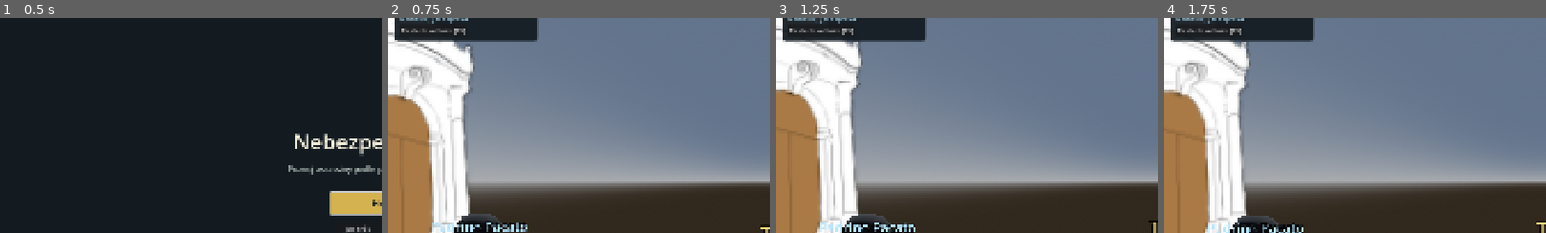
Above: before the commit, frames 1-4 (left to right).
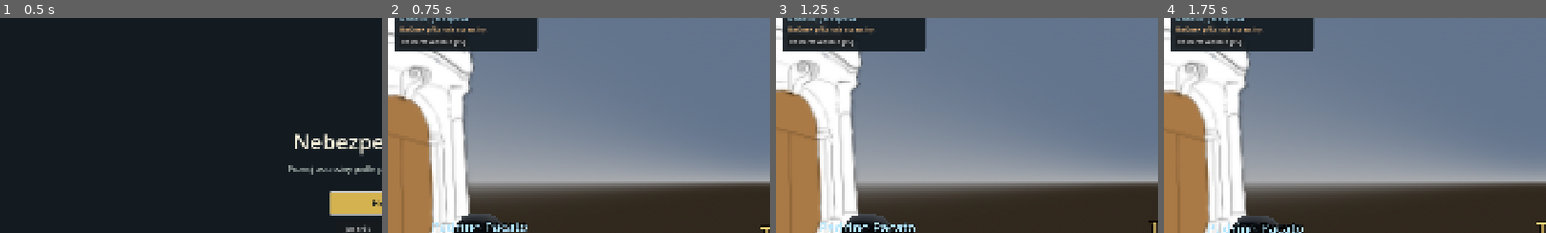
Above: after the commit, the same moments.

Repository: JosefAmbruz/nebezpecny-ukol
Game: Godot game, scene res://src/ui/title_screen.tscn
The game is run twice, just before and just after one commit, with the same random seed, the same clock (stepped at 60 frames per second) and the same inputs.
Inputs:
- Up to frame 1 (0.5 s): no input
- Up to frame 2 (0.75 s): click "Hrát" at 0.5 s
- Up to frame 3 (1.25 s): no input
- Up to frame 4 (1.75 s): click "Restartovat kolo [F5]" at 1.25 s
The pictures show only the part of the screen within x 0-50%, y 12-62%; the shares and areas given below are measured in that part.

Frame 1 is identical in both runs. In frame 2, 2.4% of the frame differs, in the area x 1-40%, y 3-16%; in frame 3, 2.4%; in frame 4, 2.4%.

Commit message:
feat: Make balloon risk clearer

Diff:
--- a/src/characters/npc_base.gd
+++ b/src/characters/npc_base.gd
@@ -323,9 +323,10 @@
 			if target == self or not _is_valid_attack_target(target):
 				continue
 			var distance := absf(target.global_position.x - global_position.x)
-			if distance > detect_range or _target_is_safe(target):
+			var target_range := detect_range * maxf(1.0, balloon_detect_range_multiplier) if target.get(&"has_balloon") == true else detect_range
+			if distance > target_range or _target_is_safe(target):
 				continue
-			var rate := stalk_trigger_chance_per_sec * lerpf(1.0, 0.4, distance / detect_range)
+			var rate := stalk_trigger_chance_per_sec * lerpf(1.0, 0.4, distance / target_range)
 			if target.get(&"has_balloon") == true:
 				rate *= balloon_detect_multiplier
 			if rate > best_rate:
@@ -343,7 +344,8 @@
 	var dist_x := _stalk_target.global_position.x - global_position.x
 	var abs_dist := absf(dist_x)
 	_stalk_time_left -= delta
-	if _stalk_time_left <= 0.0 or abs_dist > detect_range * 1.6 or _target_is_safe(_stalk_target):
+	var target_range := detect_range * maxf(1.0, balloon_detect_range_multiplier) if _stalk_target.get(&"has_balloon") == true else detect_range
+	if _stalk_time_left <= 0.0 or abs_dist > target_range * 1.6 or _target_is_safe(_stalk_target):
 		_abort_attack()
 		return
 
--- a/src/ui/game_hud.gd
+++ b/src/ui/game_hud.gd
@@ -97,6 +97,8 @@
 
 
 func set_quest_state(has_balloon: bool, has_battery: bool, completed: bool) -> void:
+	%BalloonWarning.visible = not completed
+	%BalloonWarning.text = "Balónek přitahuje assassiny. Pozor na okolí!" if has_balloon else "Balónek přitahuje assassiny."
 	if completed:
 		_quest_label.text = "Úkol splněn | Bonus připsán"
 		_quest_level_id = -1
--- a/src/ui/game_hud.tscn
+++ b/src/ui/game_hud.tscn
@@ -103,6 +103,13 @@
 theme_override_colors/font_color = Color(0.72, 0.91, 1, 1)
 text = "Náměstí"
 
+[node name="BalloonWarning" type="Label" parent="TopLeftPanel/MarginContainer/VBoxContainer"]
+unique_name_in_owner = true
+layout_mode = 2
+theme_override_colors/font_color = Color(1, 0.78, 0.54, 1)
+text = "Balónek přitahuje assassiny."
+autowrap_mode = 2
+
 [node name="Restart" type="Button" parent="TopLeftPanel/MarginContainer/VBoxContainer"]
 unique_name_in_owner = true
 layout_mode = 2
--- a/tests/test_match_flow.gd
+++ b/tests/test_match_flow.gd
@@ -51,6 +51,7 @@
 	assert(foot.position.y > 0.12)
 	visuals._pose_walk(0.0, 0.0, 1.0)
 	assert(world._game_hud.get_node("%QuestRoute").text == "Náměstí | Jdi doprava")
+	assert(world._game_hud.get_node("%BalloonWarning").visible)
 	world._player.position.x = 0.0
 	await physics_frame
 	await physics_frame
@@ -91,12 +92,14 @@
 	world._director.activate_level(1)
 	assert(world._game_hud.get_node("%QuestRoute").text == "Náměstí | Jsi na místě")
 	world._on_quest_npc_interacted(null, world._player, QuestNpc.Role.MADRINA_METTICULOSA)
+	assert("Pozor" in world._game_hud.get_node("%BalloonWarning").text)
 	assert(world._game_hud.get_node("%QuestRoute").text == "Park | Jdi doprava")
 	world._director.activate_level(2)
 	world._on_quest_npc_interacted(null, world._player, QuestNpc.Role.PADRINO_MORETTI)
 	assert(world._game_hud.get_node("%QuestRoute").text == "Start | Jdi doleva")
 	world._director.activate_level(0)
 	world._on_quest_npc_interacted(null, world._player, QuestNpc.Role.PADRINO_PACATO)
+	assert(not world._game_hud.get_node("%BalloonWarning").visible)
 	assert(not world._game_hud.get_node("%QuestRoute").visible)
 	world._assassin_list_ui.toggle_list()
 	killer.position = world._player.position + Vector3(-1.0, 0.0, 0.0)
--- a/tests/test_npc_behavior.gd
+++ b/tests/test_npc_behavior.gd
@@ -56,6 +56,22 @@
 	assassin._process_stalk(0.1)
 	assert(assassin.state == NpcBase.State.WANDER)
 
+	# A balloon carrier can be detected beyond the normal range and pursued there.
+	distant_assassin.remove_from_group(&"assassins")
+	player.position.x = assassin.position.x + assassin.detect_range * 1.7
+	assassin._attack_cooldown = 0.0
+	assassin._try_acquire_stalk_target(1.0)
+	assert(assassin.state == NpcBase.State.WANDER)
+	player.has_balloon = true
+	assassin._try_acquire_stalk_target(1.0)
+	assert(assassin._stalk_target == player)
+	assassin._process_stalk(0.1)
+	assert(assassin.state == NpcBase.State.STALK)
+	player.has_balloon = false
+	assassin._process_stalk(0.1)
+	assert(assassin.state == NpcBase.State.WANDER)
+	player.position.x = 0.0
+
 	witness.position.x = 2.0
 	seed(12345)
 	for i in 100:
